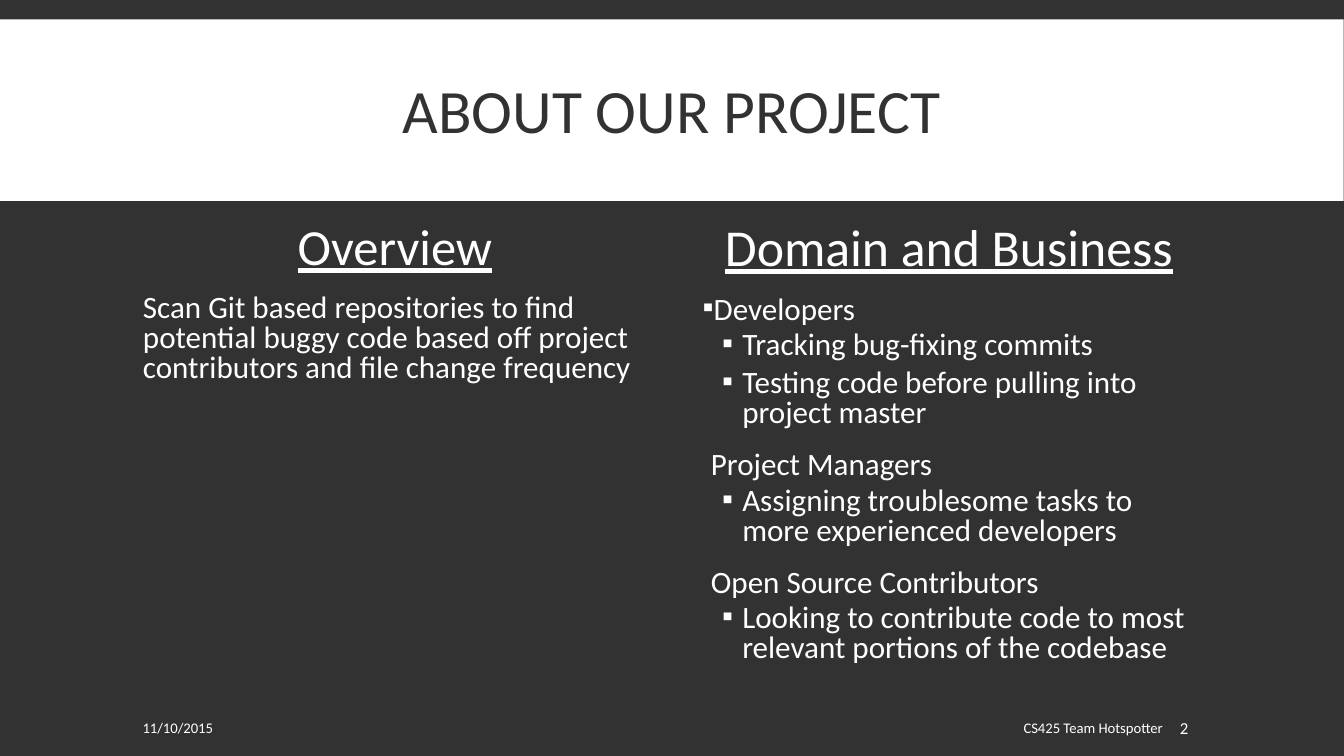
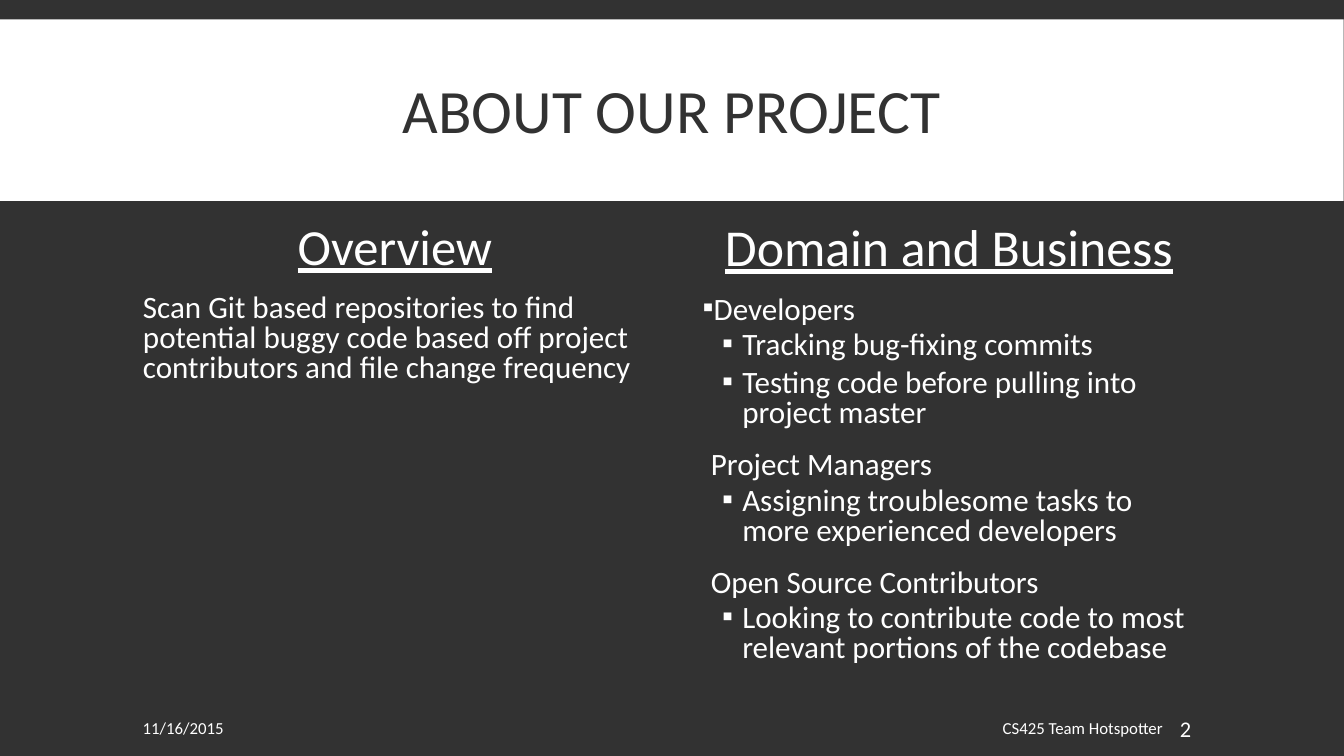
Before and after one commit to spesmit/hotspotter, a slide deck: slide 2 of Documentation/Presentations/CS425 Final Presentation.pptx. Drawn at 1344x756 pixels with LibreOffice and Linux fonts; fonts in the diff are those of the drawing. Boxes give left, top, right and bottom in pixels: in the first picture for what was removed or moved away, otherwise in the second. Text is boxed around its words. In the diff, an @@ line names an element or a change of style, - is before the commit and + after.

Commit message:
Increased font size on all footers

```diff
--- a/Documentation/Presentations/CS425 Final Presentation.pptx
+++ b/Documentation/Presentations/CS425 Final Presentation.pptx
@@ text "CS425 Team Hotspotter" at bbox=[1003, 723, 1163, 737]: size 10.5 to 12 pt @@
@@ page number at bbox=[1180, 722, 1191, 737]: size 12 to 16 pt @@
@@ text at bbox=[143, 722, 224, 735]: text changed; size 10.5 to 12 pt @@
-11/10/2015
+11/16/2015
```
Also in this commit, not shown: 13 other slides changed.
